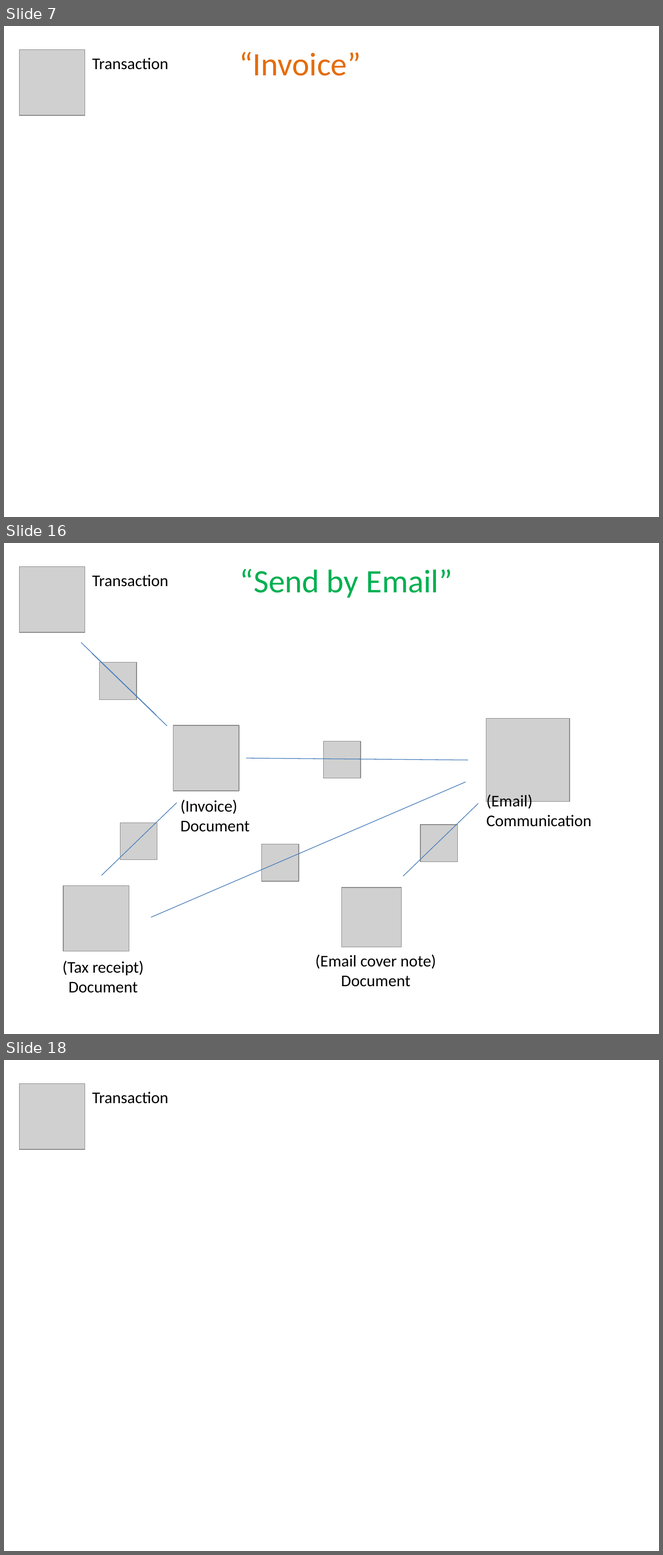
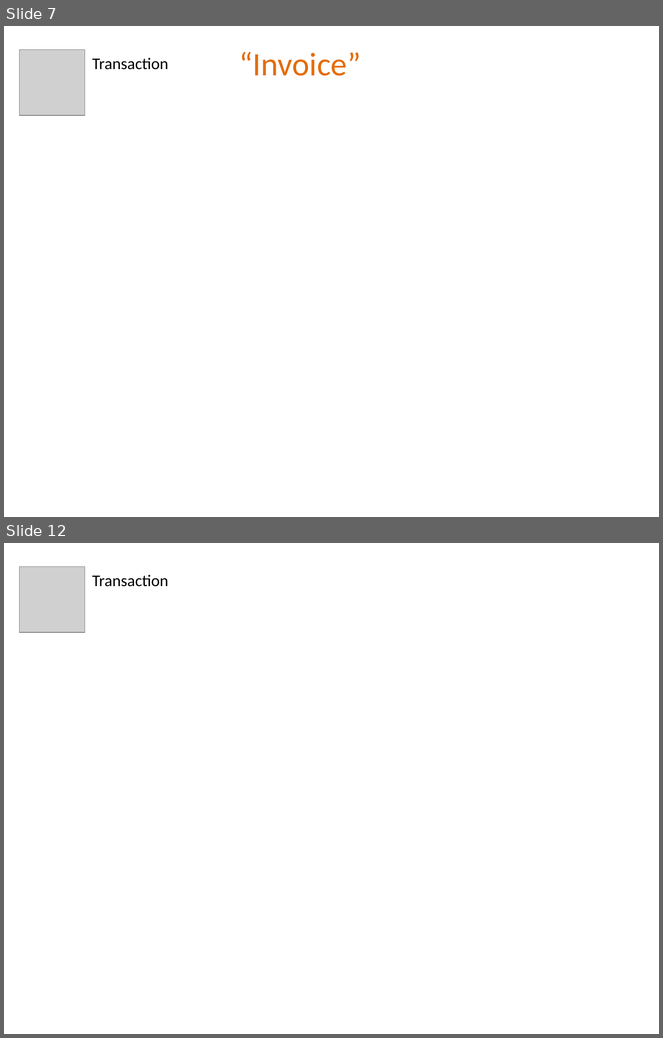
Before and after one commit to estatio/estatio, a slide deck: docs/docs-and-comms/attachments.pptx. Shown one above the other, each under a label of ours: slides 7, 16 and 18 before the commit, slides 7 and 12 after it; the slides between them are not shown. The pictures are 663x1555 and 663x1038 pixels, drawn with LibreOffice and Linux fonts; fonts in the diff are those of the drawing; grey boxes stand for pictures. Boxes give left, top, right and bottom in pixels: in the first picture for what was removed or moved away, otherwise in the second. Text is boxed around its words. In the diff, an @@ line names an element or a change of style, - is before the commit and + after.

```diff
--- a/docs/docs-and-comms/attachments.pptx
+++ b/docs/docs-and-comms/attachments.pptx
@@ slide 16 removed at (4,543,659,1034), background #FFFFFF @@
@@ picture removed at (19,566,85,632) @@
@@ text removed at (240,568,452,598) @@
-“Send by Email”
@@ text removed at (92,575,169,587) @@
-Transaction
@@ line removed from (81, 643) to (156, 715) @@
@@ line removed from (92, 653) to (167, 726) @@
@@ picture removed at (100,662,137,700) @@
@@ picture removed at (174,725,239,791) @@
@@ picture removed at (486,719,569,802) @@
@@ picture removed at (324,742,361,779) @@
@@ line removed from (246, 759) to (468, 760) @@
@@ line removed from (152, 918) to (466, 782) @@
@@ line removed from (177, 803) to (102, 876) @@
@@ text removed at (180,800,249,832) @@
-(Invoice)
-Document
@@ line removed from (478, 804) to (403, 876) @@
@@ text removed at (487,795,592,827) @@
-(Email)
-Communication
@@ picture removed at (120,823,157,860) @@
@@ picture removed at (421,825,458,862) @@
@@ picture removed at (261,845,299,882) @@
@@ picture removed at (64,886,129,951) @@
@@ picture removed at (342,888,402,947) @@
@@ text removed at (62,961,144,993) @@
-(Tax receipt)
-Document
@@ text removed at (315,955,437,987) @@
-(Email cover note)
-Document
@@ what was slide 18 is now slide 12 @@
```
Also in this commit, not shown: 12 slides changed, 5 other slides removed.
